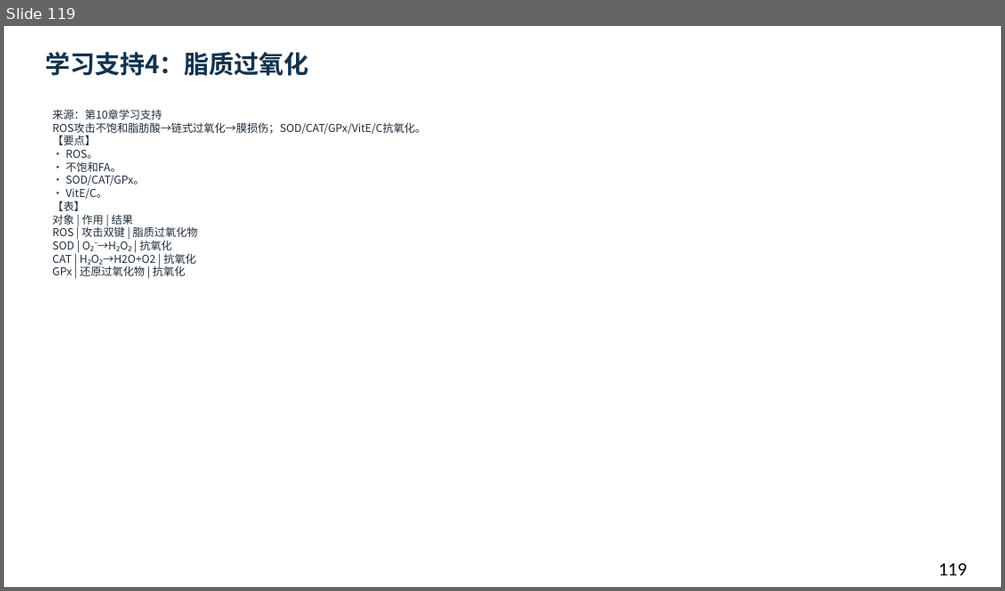
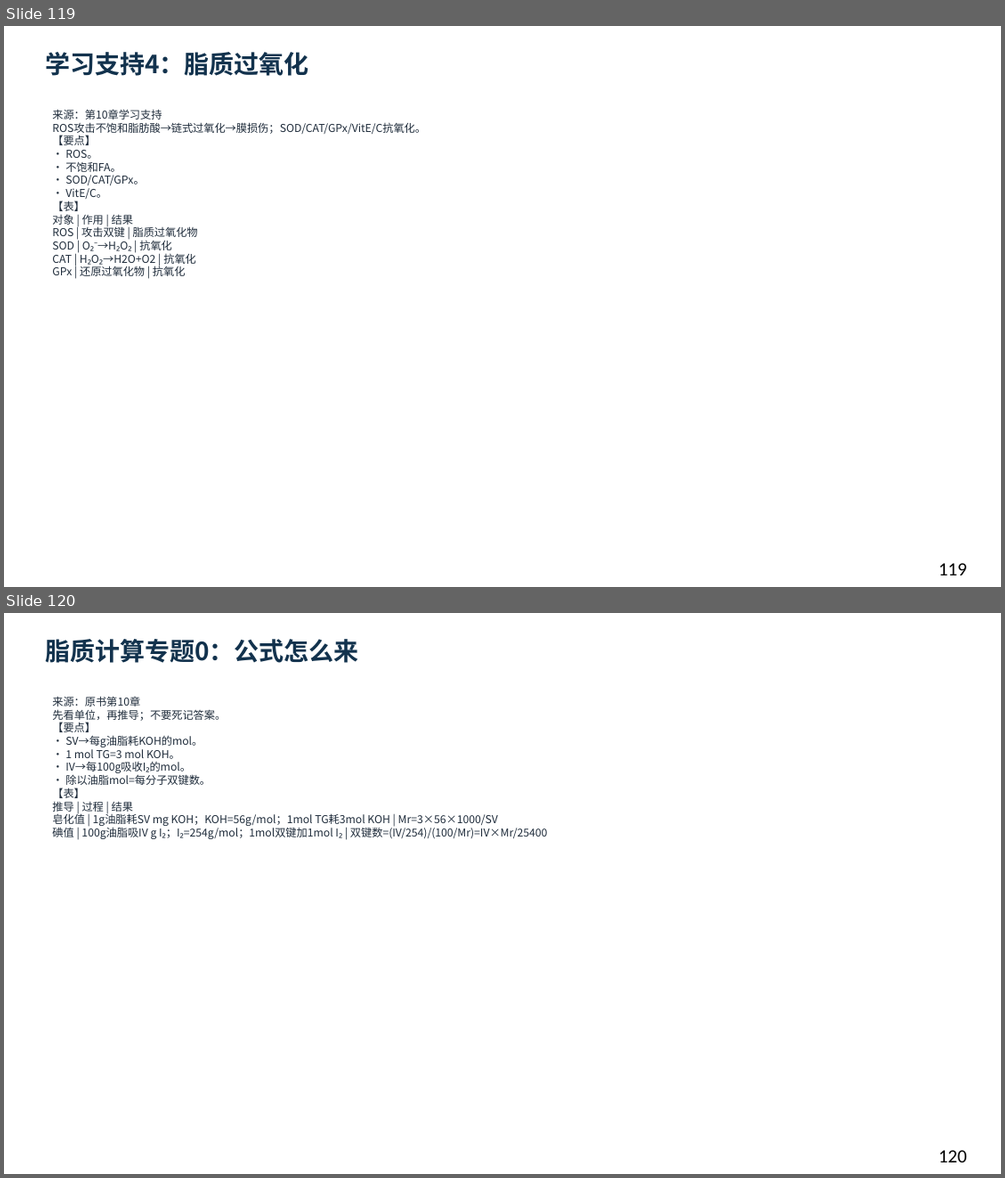
Before and after one commit to newkan-li/Biochemistry, a slide deck: downloads/bc10-ai-style.pptx. Shown one above the other, each under a label of ours: slide 119 before the commit, slides 119 and 120 after it. The pictures are 1005x591 and 1005x1178 pixels, drawn with LibreOffice and Linux fonts; fonts in the diff are those of the drawing. Boxes give left, top, right and bottom in pixels: in the first picture for what was removed or moved away, otherwise in the second. Text is boxed around its words. In the diff, an @@ line names an element or a change of style, - is before the commit and + after.

Commit message:
bc10加脂质计算公式推导页(前置于计算专题),并用页notes补全101个check和52题解析;下载123页;版本20261112cbd

```diff
--- a/downloads/bc10-ai-style.pptx
+++ b/downloads/bc10-ai-style.pptx
@@ slide 120 added at <box>4,613,1001,1174</box>, background #FFFFFF @@
@@ text added at <box>45,639,359,663</box>, 24 pt, text #12324D, bold @@
+脂质计算专题0：公式怎么来
@@ text added at <box>52,696,547,839</box>, 10.5 pt, text #202D3C @@
+来源：原书第10章
+先看单位，再推导；不要死记答案。
+【要点】
+• SV→每g油脂耗KOH的mol。
+• 1 mol TG=3 mol KOH。
+• IV→每100g吸收I₂的mol。
+• 除以油脂mol=每分子双键数。
+【表】
+推导 | 过程 | 结果
+皂化值 | 1g油脂耗SV mg KOH；KOH=56g/mol；1mol TG耗3mol KOH | Mr=3×56×1000/SV
+碘值 | 100g油脂吸IV g I₂；I₂=254g/mol；1mol双键加1mol I₂ | 双键数=(IV/254)/(100/Mr)=IV×Mr/25400
@@ text added at <box>938,1150,967,1162</box>, 18 pt, text #000000 @@
+120
```
Also in this commit, not shown: 3 slides changed, 9 other files.
